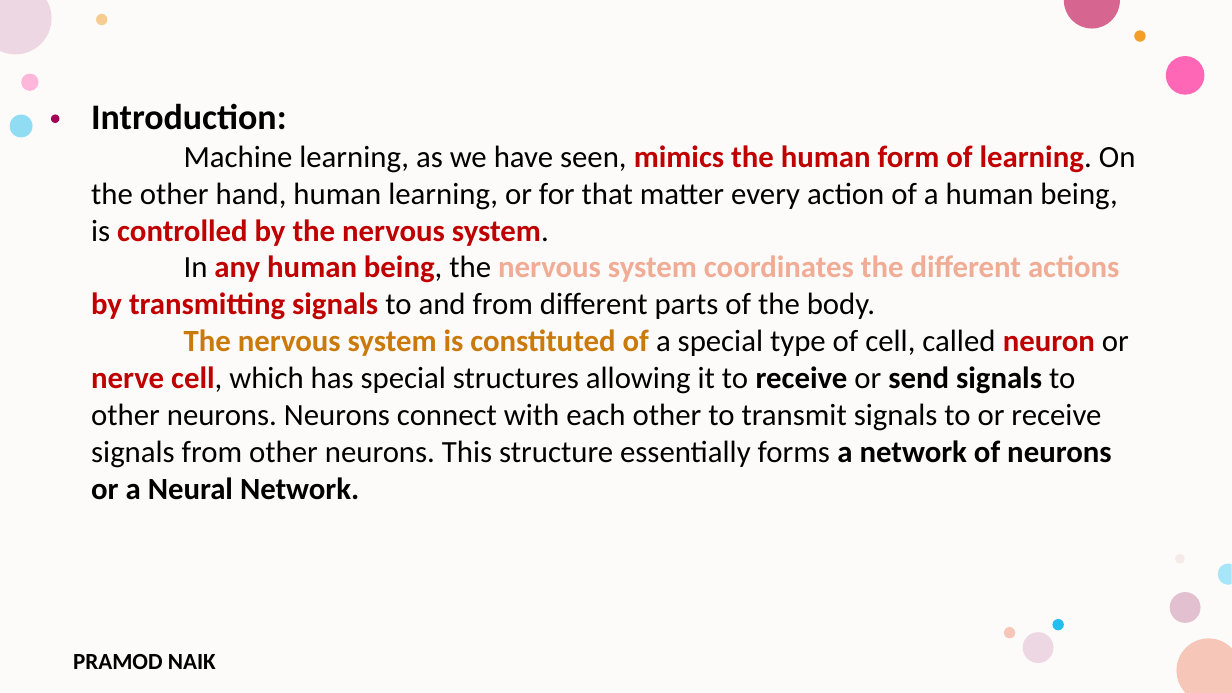
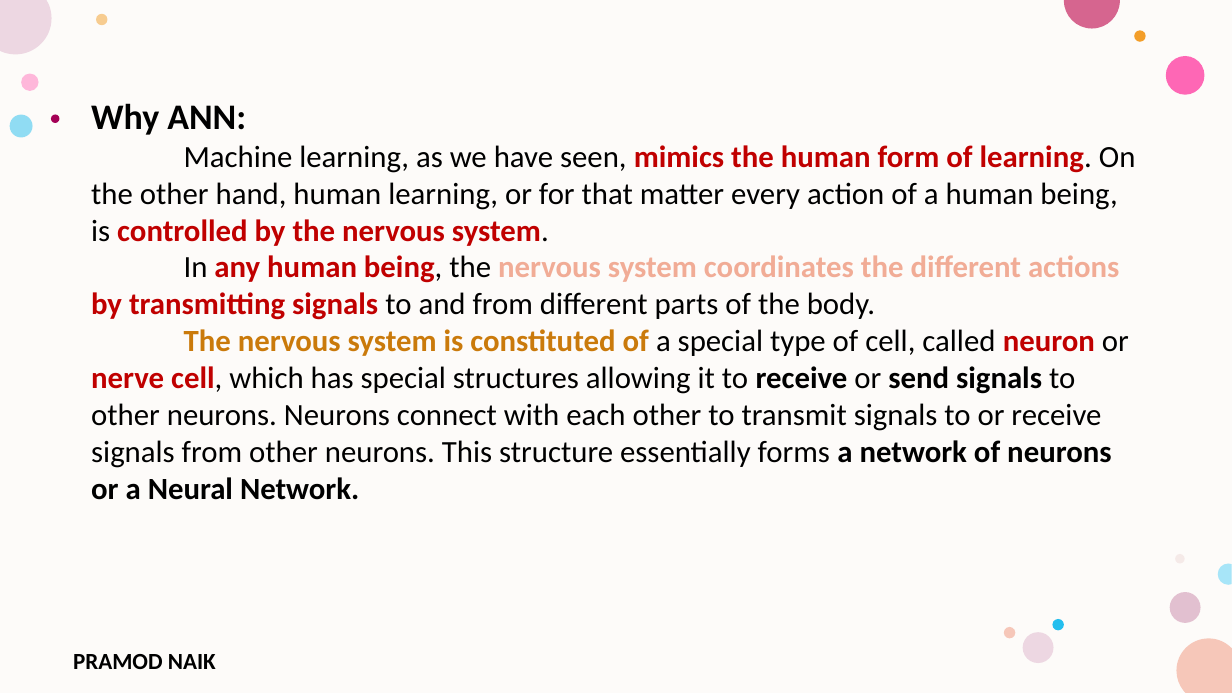
Before and after one commit to PRAMODNAIK-DEV/MCA-2nd-Sem-ML-Data-Analytics-Shridevi-College, a slide deck: slide 55 of Theory Class-Notes/Unit-4 Advanced Machine Learning Techniques.pptx (slide 53 before the commit). Drawn at 1232x693 pixels with LibreOffice and Linux fonts; fonts in the diff are those of the drawing; background and template pictures are left out. Boxes give left, top, right and bottom in pixels: in the first picture for what was removed or moved away, otherwise in the second. Text is boxed around its words. In the diff, an @@ line names an element or a change of style, - is before the commit and + after.

```diff
--- a/Theory Class-Notes/Unit-4 Advanced Machine Learning Techniques.pptx
+++ b/Theory Class-Notes/Unit-4 Advanced Machine Learning Techniques.pptx
@@ text at box(91, 103, 246, 135): text changed @@
-Introduction:
+Why ANN:
```
Also in this commit, not shown: 3 other slides changed, 15 slides added, 7 slides removed.
